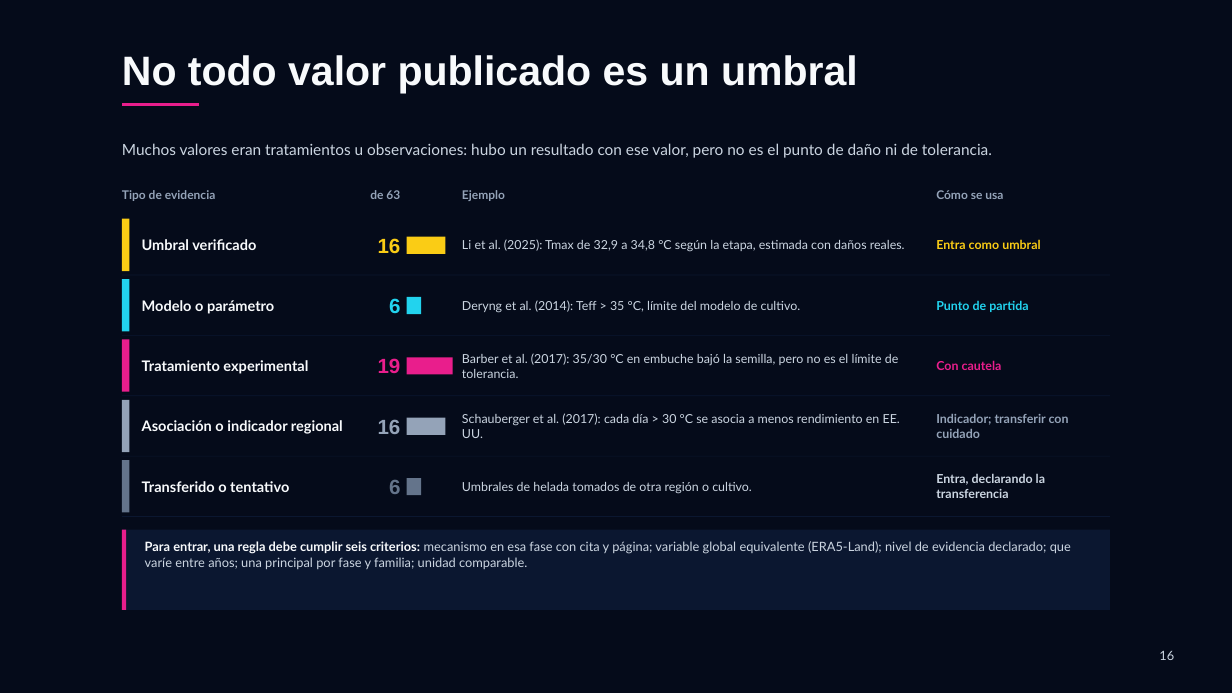
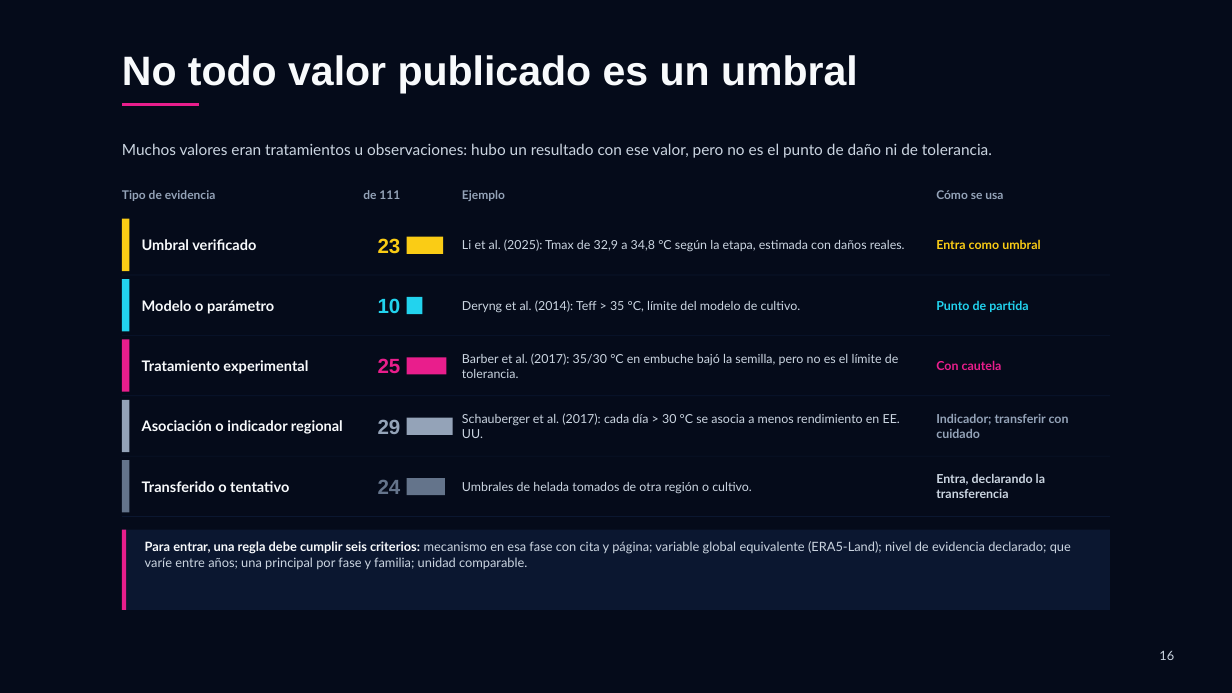
Before and after one commit to Pruizf0310/tesis-cereal-climate, a slide deck: slide 16 of presentacion/Avance_tesis.pptx. Drawn at 1232x693 pixels with LibreOffice and Linux fonts; fonts in the diff are those of the drawing. Boxes give left, top, right and bottom in pixels: in the first picture for what was removed or moved away, otherwise in the second. Text is boxed around its words. In the diff, an @@ line names an element or a change of style, - is before the commit and + after.

```diff
--- a/presentacion/Avance_tesis.pptx
+++ b/presentacion/Avance_tesis.pptx
@@ text at (363,190,400,199): text changed @@
-de 63
+de 111
@@ text at (378,238,401,254): text changed @@
-16
+23
@@ text at (378,298,401,313): text changed @@
-6
+10
@@ text at (378,358,401,374): text changed @@
-19
+25
@@ rectangle: place and size @@
-rectangle at (407,357,453,375)
+rectangle at (407,357,447,375)
@@ text at (378,419,401,434): text changed @@
-16
+29
@@ rectangle: place and size @@
-rectangle at (407,418,445,435)
+rectangle at (407,418,453,435)
@@ rectangle: place and size @@
-rectangle at (407,478,421,495)
+rectangle at (407,478,445,495)
@@ text at (378,480,401,494): text changed @@
-6
+24
```
Also in this commit, not shown: 1 other file.
